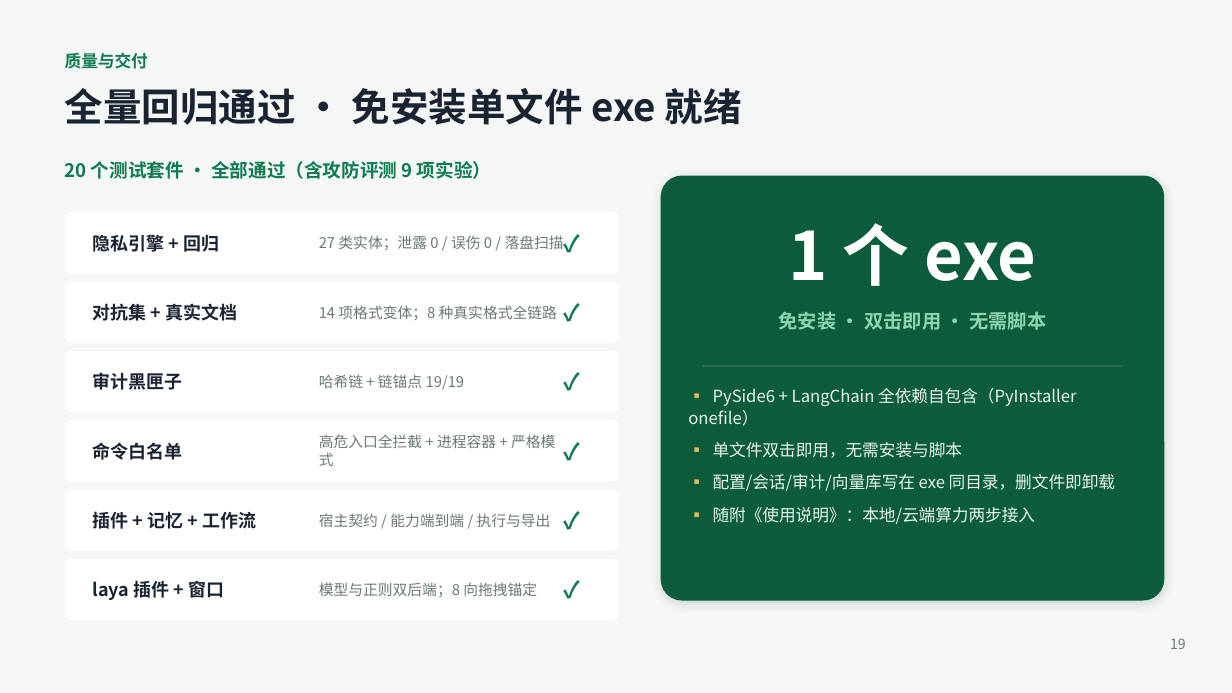
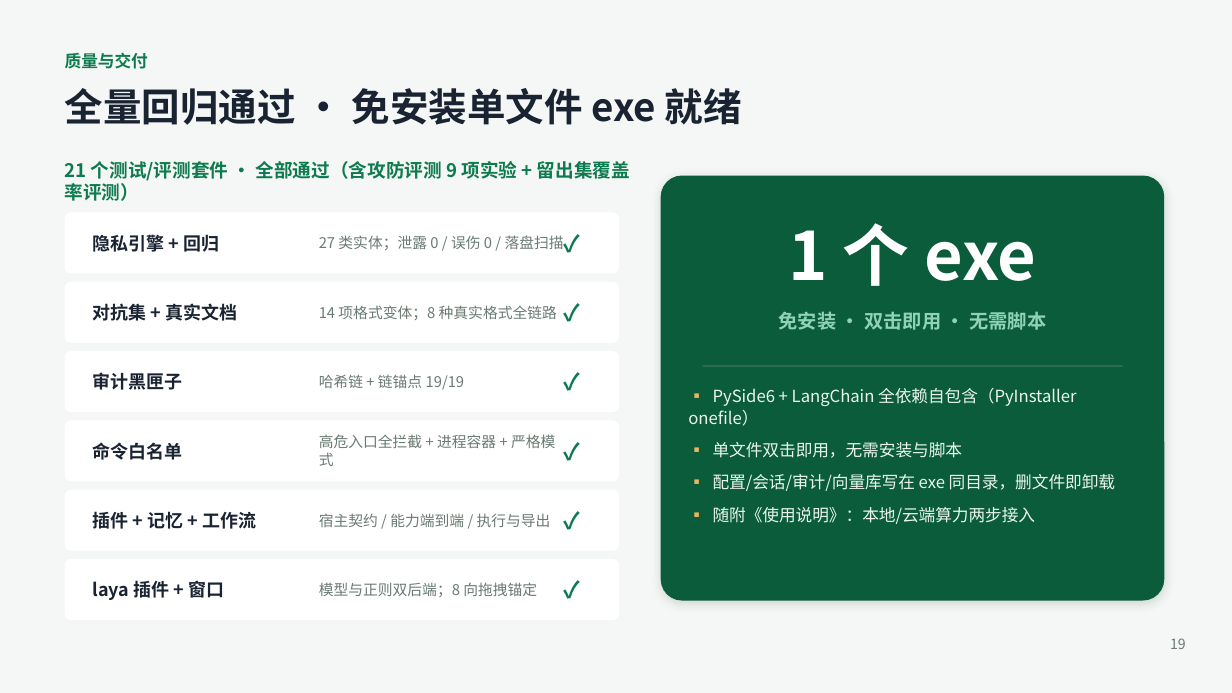
Before and after one commit to Andysun06/yindun-agent, a slide deck: slide 19 of docs/隐盾安全智能体_项目汇报.pptx. Drawn at 1232x693 pixels with LibreOffice and Linux fonts; fonts in the diff are those of the drawing. Boxes give left, top, right and bottom in pixels: in the first picture for what was removed or moved away, otherwise in the second. Text is boxed around its words. In the diff, an @@ line names an element or a change of style, - is before the commit and + after.

Commit message:
V3.4.6 评测方法论整改：留出集评测落地并把「识别覆盖率」与「网关机密性」分开陈述；修复留出集暴露的三类引擎盲区
背景：复赛评审指出"评测基于规模有限的合成样本、100% 召回不宜泛化"。本轮不修补措辞，而是重建评测：
① 新增 tests/privacy_holdout_eval.py（60 篇随机化语料 / 280 个注入值 / 80 个负样本；注入值与开发集零重合自检；规则冻结后一次性运行；在册/未覆盖/全量三口径；往返一致与"部分掩码"零容忍；低于已记录基线即判回归；每轮数值写入评测日志）；默认参数即报告引用口径，--dump/--no-log 为诊断性运行不污染日志。
② 两条性质分开陈述：网关机密性＝架构保证（量词落在"已被识别的实体"上，出网明文 0、劫持 0/500、往返 60/60、白盒持久化与审计命中 0）；识别覆盖率＝经验测量（留出集在册 222/230、全量 222/280），一律带分母并公开 50 例未覆盖形态清单。技术报告/PPT/README/视频脚本不再出现任何"召回 100%"式表述。
③ 留出集驱动修复 privacy_engine 三类真实盲区：JSON 引号键（"password": "…" 等整条不命中）、合同括号注释截断人名窗口（甲方（采购方）：张伟）、19 位非银联卡号漏检且会被后续规则吃掉尾段形成明文残留（分支长度统一到 16–19 位并消除分支遮蔽，仍由 Luhn 精验把关）。
④ 评测器自身加固：开发集分类测试改全字面+占位符双断言；留出集修掉"同文档重名"与"负样本落在实体内"两类度量污染。
验证：22 个套件全量退出码 0；留出集在册 222/230、全量 222/280、误伤 0/80、往返 60/60、部分掩码 0。
交付物同步：技术报告(html+pdf)、PPT(pptx，含修掉一处悬在画布外的脚注)、README、使用说明(md+html+pdf)、视频脚本、版本号 V3.4.6、开发记忆。

```diff
--- a/docs/隐盾安全智能体_项目汇报.pptx
+++ b/docs/隐盾安全智能体_项目汇报.pptx
@@ text at box(65, 161, 630, 201): text changed @@
-20 个测试套件 · 全部通过（含攻防评测 9 项实验）
+21 个测试/评测套件 · 全部通过（含攻防评测 9 项实验 + 留出集覆盖率评测）
```
Also in this commit, not shown: 3 other slides changed, 15 other files.
